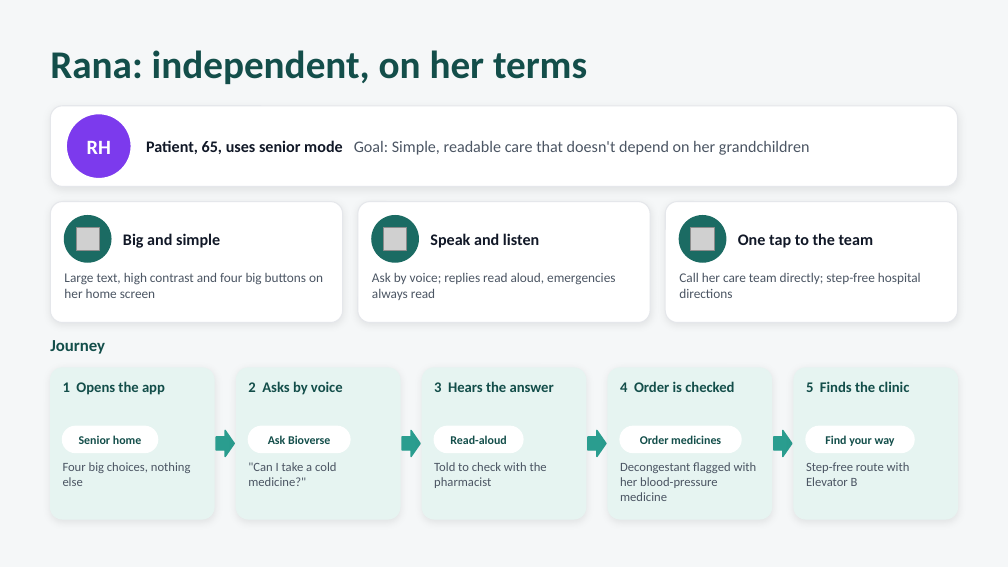
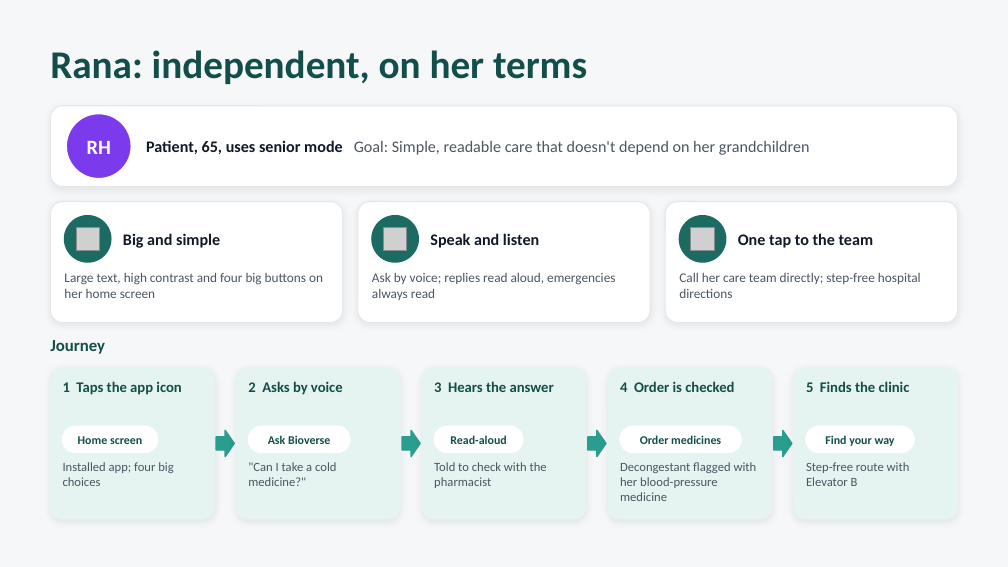
Before and after one commit to dilleeps/BioverseMyCare, a slide deck: slide 7 of docs/presentations/Bioverse-One-Personas.pptx (slide 5 before the commit). Drawn at 1008x567 pixels with LibreOffice and Linux fonts; fonts in the diff are those of the drawing; grey boxes stand for pictures. Boxes give left, top, right and bottom in pixels: in the first picture for what was removed or moved away, otherwise in the second. Text is boxed around its words. In the diff, an @@ line names an element or a change of style, - is before the commit and + after.

```diff
--- a/docs/presentations/Bioverse-One-Personas.pptx
+++ b/docs/presentations/Bioverse-One-Personas.pptx
@@ text at [63,381,181,395]: text changed @@
-1 Opens the app
+1 Taps the app icon
@@ text at [78,436,142,444]: text changed @@
-Senior home
+Home screen
@@ text at [63,462,173,486]: text changed @@
-Four big choices, nothing else
+Installed app; four big choices
```
Also in this commit, not shown: 13 other slides changed, 2 slides added.
